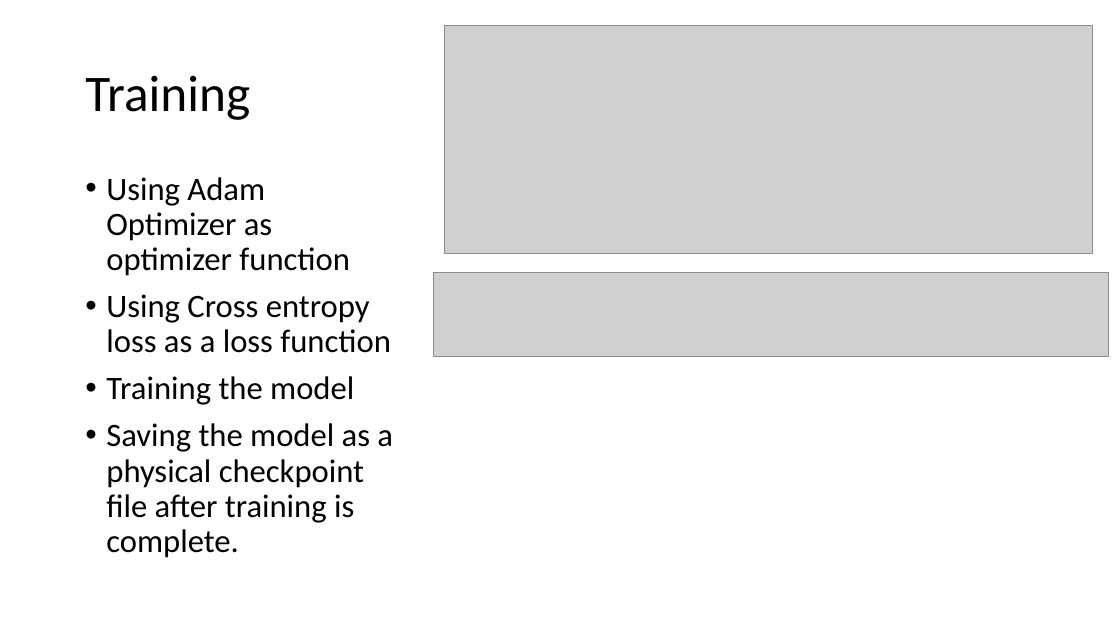
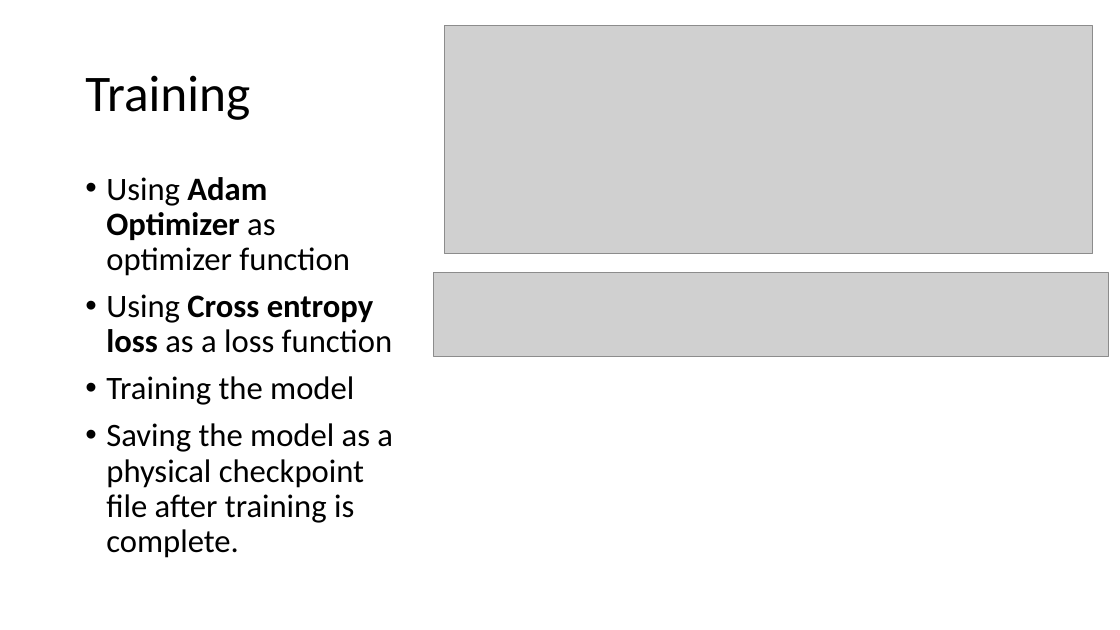
Before and after one commit to binit92/INSE-6421, a slide deck: slide 31 of Presentation.pptx. Drawn at 1120x630 pixels with LibreOffice and Linux fonts; fonts in the diff are those of the drawing; grey boxes stand for pictures. Boxes give left, top, right and bottom in pixels: in the first picture for what was removed or moved away, otherwise in the second. Text is boxed around its words. In the diff, an @@ line names an element or a change of style, - is before the commit and + after.

```diff
--- a/Presentation.pptx
+++ b/Presentation.pptx
@@ text at <box>106,177,393,353</box>: bold on in "Adam Optimizer", "Cross entropy loss" @@
```
Also in this commit, not shown: 7 other slides changed, 2 other files.
